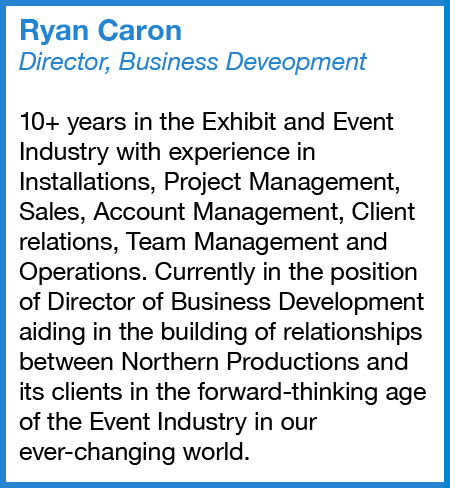
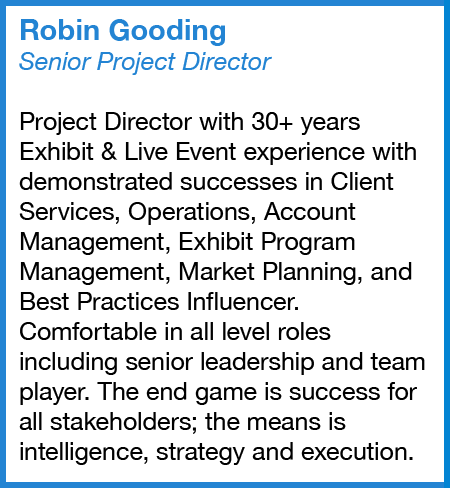
Comparing the layer stacks of the two 450×488 images. Changes:
renamed "Robing Gooding Senior Project Director Project Director with 3" to "Robin Gooding Senior Project Director Project Director with 30", showed it, painted on it over [19, 19, 425, 465]
hid "Ryan Caron Director, Business Deveopment 10+ years in the Exhi" over [19, 19, 426, 465]
